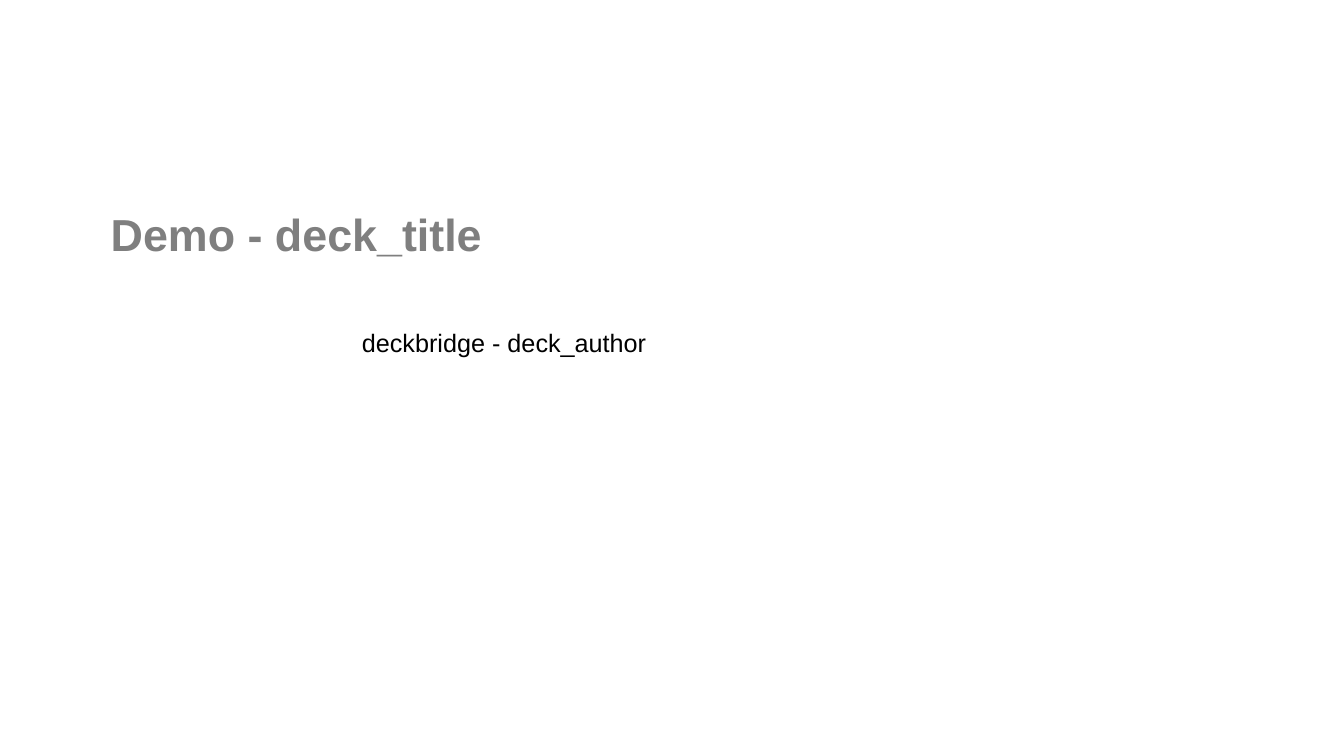
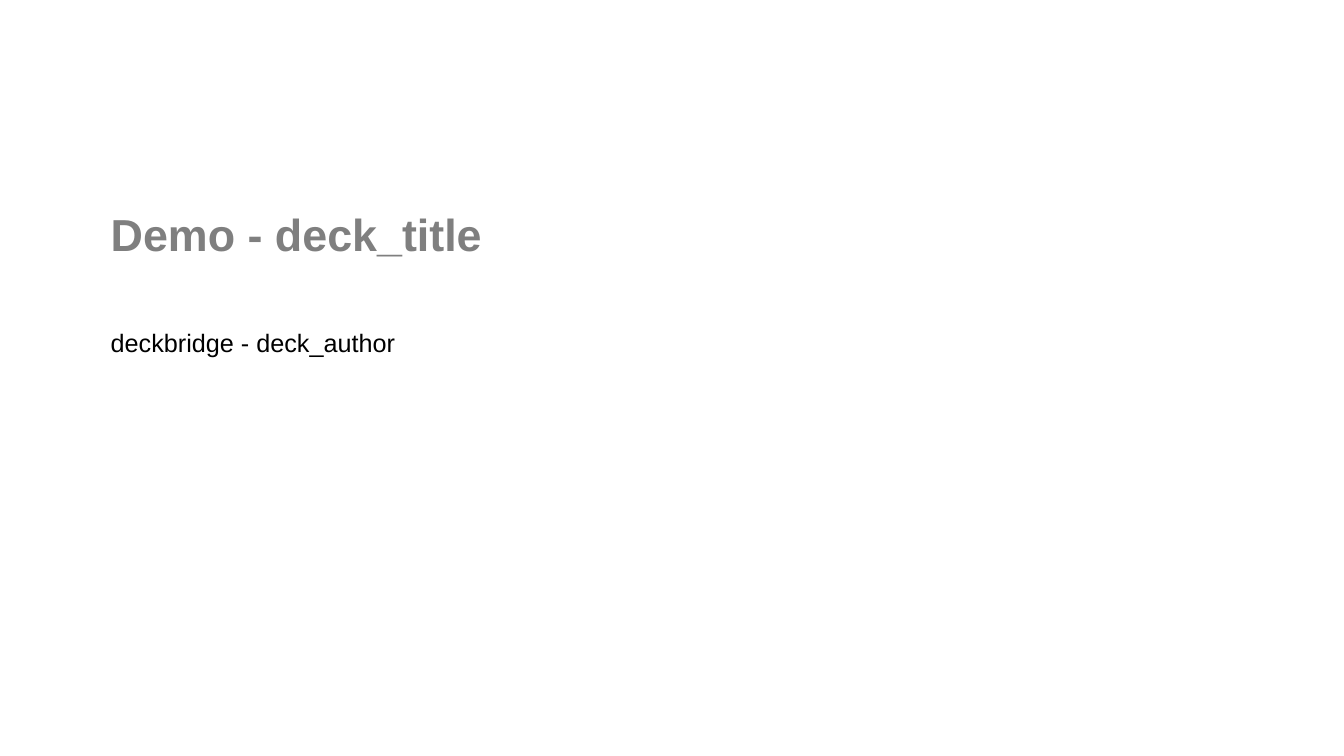
Before and after one commit to josephcobb111/deckbridge, a slide deck: slide 1 of notebooks/demo.pptx. Drawn at 1344x756 pixels with LibreOffice and Linux fonts; fonts in the diff are those of the drawing. Boxes give left, top, right and bottom in pixels: in the first picture for what was removed or moved away, otherwise in the second. Text is boxed around its words. In the diff, an @@ line names an element or a change of style, - is before the commit and + after.

Commit message:
pptx chart theme

```diff
--- a/notebooks/demo.pptx
+++ b/notebooks/demo.pptx
@@ text "deckbridge - deck_author" at <box>111,333,395,358</box>: alignment centre to left @@
```
Also in this commit, not shown: 3 other slides changed, 8 other files.
